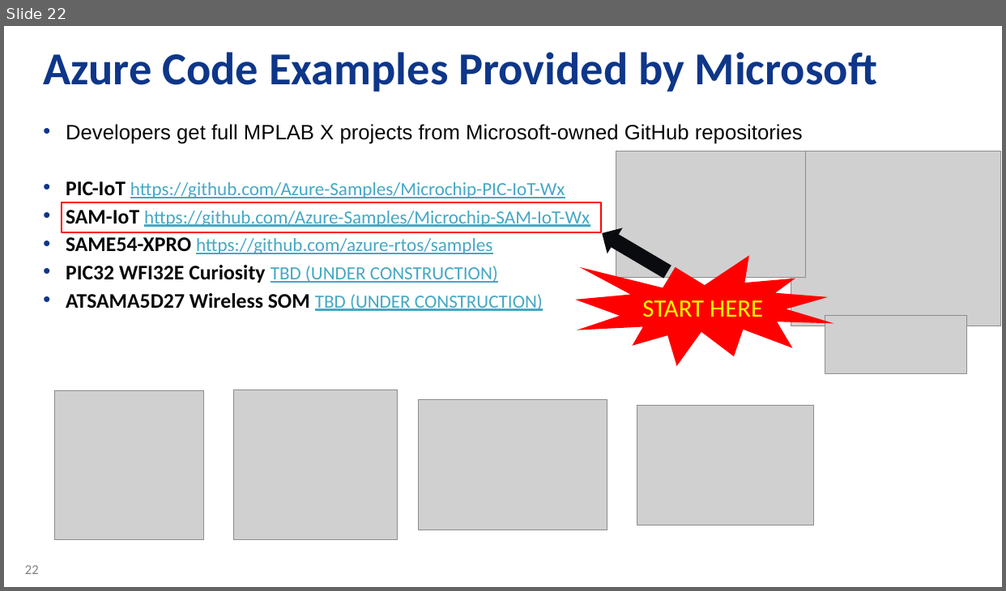
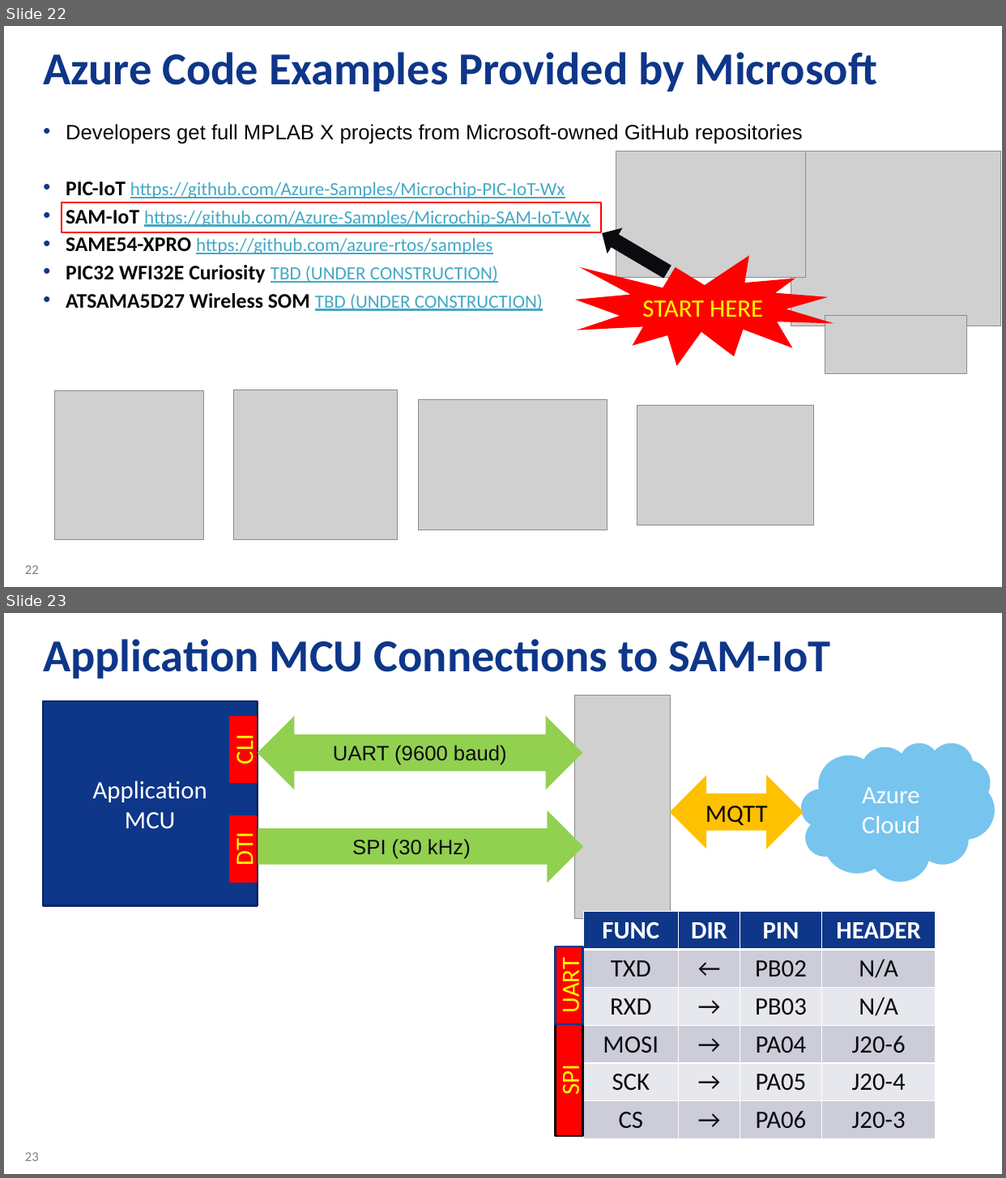
Before and after one commit to Azure-Samples/Microchip-SAM-IoT-Wx, a slide deck: AO-Smith-MSFT-MCHP-r6.pptx. Shown one above the other, each under a label of ours: slide 22 before the commit, slides 22 and 23 after it. The pictures are 1006x591 and 1006x1178 pixels, drawn with LibreOffice and Linux fonts; fonts in the diff are those of the drawing; grey boxes stand for pictures; background and template pictures are left out. Boxes give left, top, right and bottom in pixels: in the first picture for what was removed or moved away, otherwise in the second. Text is boxed around its words. In the diff, an @@ line names an element or a change of style, - is before the commit and + after.

```diff
--- a/AO-Smith-MSFT-MCHP-r6.pptx
+++ b/AO-Smith-MSFT-MCHP-r6.pptx
@@ slide 23 added at bbox=[4, 613, 1002, 1174], background #FFFFFF; not listed: 1 template element that a slide beside it also shows @@
@@ title added at bbox=[43, 639, 830, 679], 44 pt, text #0E3689, bold @@
+Application MCU Connections to SAM-IoT
@@ rectangle added at bbox=[43, 701, 258, 906], fill #0E3689, outline #0A2865 2 pt, 24 pt, text #FFFFFF @@
+Application
+MCU
@@ picture added at bbox=[575, 696, 671, 919] @@
@@ rectangle added at bbox=[229, 716, 257, 783], fill #FF0000, 24 pt, text #FFFF00 @@
+CLI
@@ left right arrow added at bbox=[257, 716, 582, 790], fill #92D050, 20 pt, text #0A0B0F @@
+UART (9600 baud)
@@ cloud added at bbox=[801, 743, 995, 881], fill #77C4EF, 24 pt, text #FFFFFF @@
+Azure Cloud
@@ left right arrow added at bbox=[670, 776, 803, 850], fill #FFC000, 24 pt, text #0A0B0F @@
+MQTT
@@ rectangle added at bbox=[229, 815, 257, 883], fill #FF0000, 24 pt, text #FFFF00 @@
+DTI
@@ right arrow added at bbox=[258, 811, 583, 884], fill #92D050, 20 pt, text #0A0B0F @@
+SPI (30 kHz)
@@ table added at bbox=[583, 912, 936, 1136], 6 rows, 4 columns @@
+FUNC | DIR | PIN | HEADER
+TXD | ← | PB02 | N/A
+RXD | → | PB03 | N/A
+MOSI | → | PA04 | J20-6
+SCK | → | PA05 | J20-4
+CS | → | PA06 | J20-3
@@ rectangle added at bbox=[556, 947, 583, 1024], fill #FF0000, outline #0E3689 2 pt, 24 pt, text #FFFF00 @@
+UART
@@ rectangle added at bbox=[556, 1024, 583, 1136], fill #FF0000, outline #0A0B0F 2 pt, 24 pt, text #FFFF00 @@
+SPI
```
Also in this commit, not shown: 2 slides changed, 1 other slide added, 14 other files.
